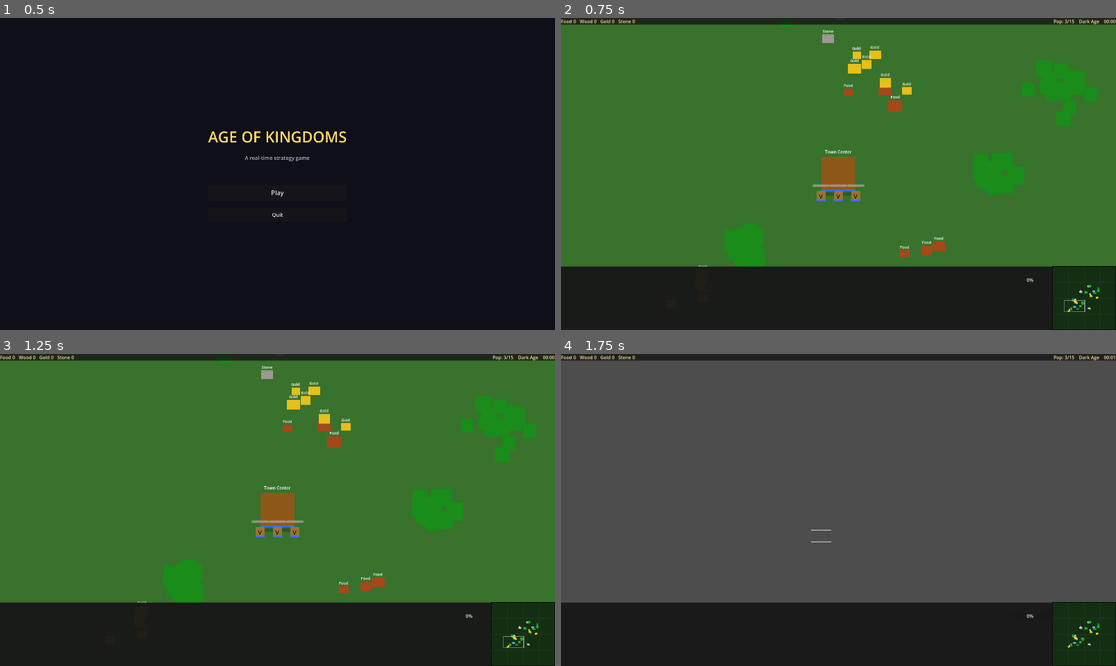
Above: before the commit, frames 1-4 (two rows, left to right).
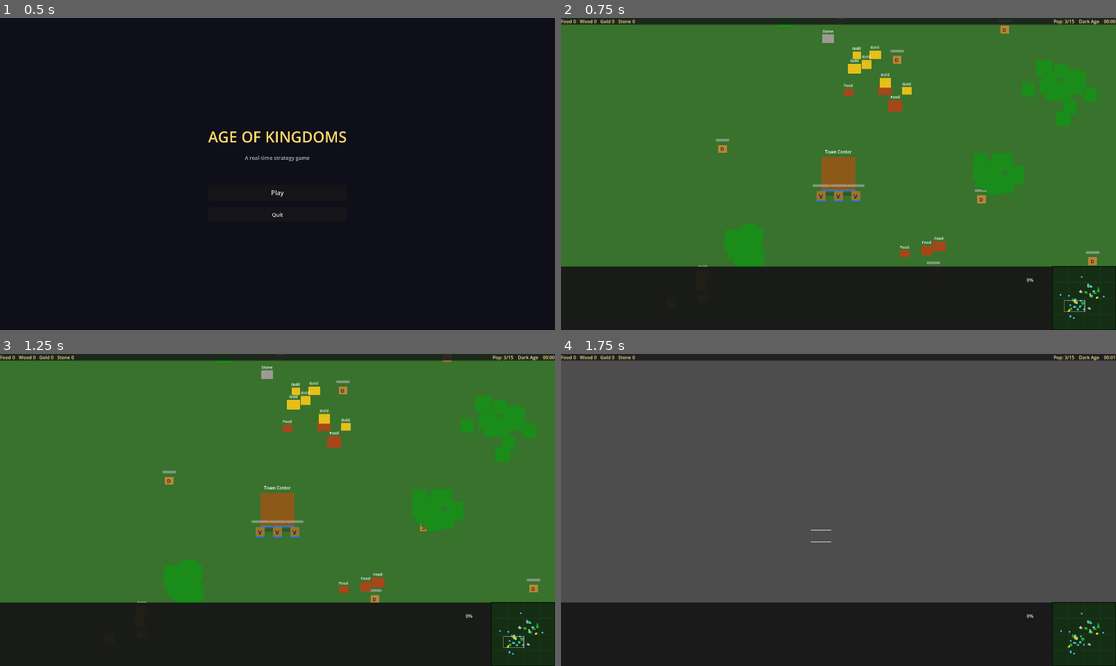
Above: after the commit, the same moments.

Repository: enrimr/rts-game-godot
Game: Godot game, scene res://scenes/game/main_menu.tscn
Same seed, same stepped clock (60 frames per second), same inputs: the game is played once before the commit and once after it.
Inputs (mouse positions are in pixels of both pictures, inside the frame that each line leads up to):
- Up to frame 1 (0.5 s): no input
- Up to frame 2 (0.75 s): click "Play" at 0.5 s
- Up to frame 3 (1.25 s): no input
- Up to frame 4 (1.75 s): tap Enter at 1.25 s; drag from (1082, 634) to (821, 534) at 1.27 s

Frame 1 is identical in both runs. In frame 2, 0.4% of the frame differs, in the area x 27-98%, y 2-97%; in frame 3, 0.3%; in frame 4, less than 0.1%.

Commit message:
Add animals: deer wander the map, can be lured and killed for food
- Animal (CharacterBody2D) has three states: WILD (wanders), LURED
  (follows villager that right-clicked it), FLEEING (runs from attacker)
- Right-click a wild animal with a villager to lure it; it follows until
  it goes out of range, then returns to wild
- Right-click with military units to order an attack instead
- On death the animal spawns a food ResourceNode (150 food) in its place,
  harvestable by villagers
- MapGenerator spawns 4 deer near each TC start + 10 scattered across map
- HUD shows animal name and Wild/Lured status when selected; no action
  buttons shown (animal is not a player unit)

Co-Authored-By: Claude Sonnet 4.6 <noreply@anthropic.com>

Diff:
--- /dev/null
+++ b/project/scenes/units/animal.tscn
@@ -0,0 +1,62 @@
+[gd_scene load_steps=4 format=3 uid="uid://unit_animal"]
+
+[ext_resource type="Script" path="res://scripts/units/animal.gd" id="1_animal"]
+
+[sub_resource type="CapsuleShape2D" id="CapsuleShape2D_1"]
+radius = 10.0
+height = 18.0
+
+[sub_resource type="CircleShape2D" id="CircleShape2D_sel"]
+radius = 14.0
+
+[node name="Animal" type="CharacterBody2D"]
+script = ExtResource("1_animal")
+collision_layer = 1
+collision_mask = 1
+
+[node name="Body" type="ColorRect" parent="."]
+offset_left = -10.0
+offset_top = -14.0
+offset_right = 10.0
+offset_bottom = 4.0
+color = Color(0.72, 0.52, 0.22, 1.0)
+mouse_filter = 2
+
+[node name="AnimalLabel" type="Label" parent="."]
+offset_left = -14.0
+offset_top = -12.0
+offset_right = 14.0
+offset_bottom = 2.0
+text = "D"
+horizontal_alignment = 1
+vertical_alignment = 1
+theme_override_font_sizes/font_size = 11
+theme_override_colors/font_color = Color(0.15, 0.08, 0.0, 1.0)
+mouse_filter = 2
+
+[node name="CollisionShape2D" type="CollisionShape2D" parent="."]
+shape = SubResource("CapsuleShape2D_1")
+
+[node name="NavigationAgent2D" type="NavigationAgent2D" parent="."]
+path_desired_distance = 12.0
+target_desired_distance = 20.0
+avoidance_enabled = true
+avoidance_priority = 0.3
+
+[node name="SelectionIndicator" type="Node2D" parent="."]
+visible = false
+
+[node name="SelectionCircle" type="Polygon2D" parent="SelectionIndicator"]
+color = Color(1.0, 0.85, 0.0, 0.7)
+polygon = PackedVector2Array(14.0, 0.0, 13.47, 3.43, 12.12, 6.70, 9.90, 9.90, 6.70, 12.12, 3.43, 13.47, 0.0, 14.0, -3.43, 13.47, -6.70, 12.12, -9.90, 9.90, -12.12, 6.70, -13.47, 3.43, -14.0, 0.0, -13.47, -3.43, -12.12, -6.70, -9.90, -9.90, -6.70, -12.12, -3.43, -13.47, 0.0, -14.0, 3.43, -13.47, 6.70, -12.12, 9.90, -9.90, 12.12, -6.70, 13.47, -3.43)
+
+[node name="HealthBar" type="ProgressBar" parent="."]
+offset_left = -16.0
+offset_top = -28.0
+offset_right = 16.0
+offset_bottom = -22.0
+min_value = 0.0
+max_value = 100.0
+value = 100.0
+show_percentage = false
+mouse_filter = 2
--- a/project/scripts/core/event_bus.gd
+++ b/project/scripts/core/event_bus.gd
@@ -12,6 +12,7 @@
 signal unit_died(unit: Node, player_id: int)
 signal unit_selected(units: Array)
 signal unit_command_issued(units: Array, command: Dictionary)
+signal animal_selected(animal: Node)
 
 # Population
 signal population_changed(player_id: int, current: int, cap: int)
--- a/project/scripts/game/game_world.gd
+++ b/project/scripts/game/game_world.gd
@@ -60,7 +60,7 @@
 	PopulationManager.init_player(1)
 
 	_rng.randomize()
-	var map_data: Dictionary = MapGenerator.generate(self, _rng)
+	var map_data: Dictionary = MapGenerator.generate(self, units_layer, _rng)
 
 	# Place player TC at generated position
 	drop_off.global_position = map_data["tc0"] as Vector2
@@ -244,6 +244,8 @@
 	for unit: Node in units_layer.get_children():
 		if not is_instance_valid(unit):
 			continue
+		if unit is Animal:
+			continue  # animals are selected separately below
 		var unit2d: Node2D = unit as Node2D
 		var in_rect: bool = not is_click and rect.has_point(unit2d.global_position)
 		var clicked: bool = is_click and _drag_start.distance_to(unit2d.global_position) < UNIT_CLICK_RADIUS
@@ -252,6 +254,13 @@
 			_selected_units.append(unit)
 
 	if is_click and _selected_units.is_empty():
+		# Check animals
+		var animal: Animal = _find_animal_at(_drag_start)
+		if animal != null:
+			animal.set_selected(true)
+			_selected_units.append(animal)
+			SelectionManager.select(_selected_units)
+			return
 		# Check Town Center first
 		if _drag_start.distance_to(drop_off.global_position) < BUILDING_CLICK_RADIUS:
 			_selected_building = drop_off
@@ -283,6 +292,10 @@
 func _handle_right_click(world_pos: Vector2) -> void:
 	if _selected_units.is_empty():
 		return
+	var animal: Animal = _find_animal_at(world_pos)
+	if animal != null:
+		_order_interact_animal(animal)
+		return
 	var resource_node: ResourceNode = _find_resource_at(world_pos)
 	if resource_node != null:
 		_order_gather_all(resource_node)
@@ -304,6 +317,25 @@
 		_order_build_all(building)
 		return
 	_order_move_all(world_pos)
+
+func _find_animal_at(world_pos: Vector2) -> Animal:
+	for unit: Node in units_layer.get_children():
+		if not (unit is Animal):
+			continue
+		if world_pos.distance_to((unit as Node2D).global_position) < UNIT_CLICK_RADIUS:
+			return unit as Animal
+	return null
+
+func _order_interact_animal(animal: Animal) -> void:
+	# Villagers lure the animal; military units attack it
+	for unit: Node in _selected_units:
+		if not is_instance_valid(unit):
+			continue
+		if unit is Villager:
+			animal.lure(unit)
+			(unit as Villager).order_move((animal as Node2D).global_position)
+		elif unit.has_method("order_attack"):
+			unit.order_attack(animal)
 
 func _find_gate_at(world_pos: Vector2) -> Gate:
 	for building: Node in buildings_layer.get_children():
--- a/project/scripts/map/map_generator.gd
+++ b/project/scripts/map/map_generator.gd
@@ -19,15 +19,16 @@
 	ResourceNode.ResourceType.FOOD_HUNT:  "Food",
 }
 
-static func generate(parent: Node2D, rng: RandomNumberGenerator) -> Dictionary:
+static func generate(parent: Node2D, units_layer: Node2D, rng: RandomNumberGenerator) -> Dictionary:
 	var tc0_pos: Vector2 = _random_tc_pos(rng)
 	var tc1_pos: Vector2 = -tc0_pos
 
 	_spawn_player_resources(parent, rng, tc0_pos, 0.0)
-	# Mirror the same layout 180° for player 1
 	_spawn_player_resources(parent, rng, tc1_pos, PI)
 
 	_spawn_neutral_resources(parent, rng)
+
+	_spawn_animals(units_layer, rng, tc0_pos, tc1_pos)
 
 	return {"tc0": tc0_pos, "tc1": tc1_pos}
 
@@ -117,6 +118,36 @@
 		_create_resource_node(parent, rng, pos, ResourceNode.ResourceType.WOOD,
 			amount * rng.randf_range(0.8, 1.2))
 
+const ANIMAL_SCENE: String = "res://scenes/units/animal.tscn"
+
+static func _spawn_animals(units_layer: Node2D, rng: RandomNumberGenerator,
+		tc0: Vector2, tc1: Vector2) -> void:
+	var scene: PackedScene = load(ANIMAL_SCENE) as PackedScene
+	# 4 deer near each TC start (lurable food source close to home)
+	for tc: Vector2 in [tc0, tc1]:
+		for _i: int in range(4):
+			var angle: float = rng.randf() * TAU
+			var dist: float  = rng.randf_range(250.0, 450.0)
+			_place_animal(scene, units_layer, tc + Vector2(cos(angle), sin(angle)) * dist, rng)
+	# 10 deer scattered across the rest of the map
+	for _i: int in range(10):
+		var pos: Vector2 = Vector2(
+			rng.randf_range(-MAP_HALF * 0.85, MAP_HALF * 0.85),
+			rng.randf_range(-MAP_HALF * 0.85, MAP_HALF * 0.85))
+		# Keep away from TC starts
+		if pos.distance_to(tc0) > 300.0 and pos.distance_to(tc1) > 300.0:
+			_place_animal(scene, units_layer, pos, rng)
+
+static func _place_animal(scene: PackedScene, units_layer: Node2D, pos: Vector2,
+		rng: RandomNumberGenerator) -> void:
+	var animal: Node2D = scene.instantiate() as Node2D
+	units_layer.add_child(animal)
+	animal.global_position = pos
+	# Small random health variation
+	var hp: float = rng.randf_range(30.0, 50.0)
+	animal.set("max_health", hp)
+	animal.set("health", hp)
+
 static func _offset(origin: Vector2, angle: float, dist: float) -> Vector2:
 	return origin + Vector2(cos(angle), sin(angle)) * dist
 
--- a/project/scripts/ui/hud_manager.gd
+++ b/project/scripts/ui/hud_manager.gd
@@ -151,6 +151,9 @@
 			var name_val: Variant = (unit_data as Resource).get("display_name")
 			if name_val != null:
 				display_name = name_val as String
+		elif first is Animal:
+			var aname: Variant = first.get("animal_name")
+			display_name = aname as String if aname != null else "Animal"
 		_unit_name_label.text = display_name
 
 		var hp_variant: Variant = first.get("health")
@@ -160,12 +163,21 @@
 			var max_hp_v: Variant = (unit_data as Resource).get("max_health")
 			if max_hp_v != null:
 				max_hp = max_hp_v as float
+		elif first is Animal:
+			var mhp: Variant = first.get("max_health")
+			if mhp != null:
+				max_hp = mhp as float
 		if max_hp > 0.0:
 			_unit_hp_bar.value = (hp / max_hp) * 100.0
 
 		_status_unit = first if first.has_method("order_gather") else null
 
-		if first.has_method("order_gather"):
+		if first is Animal:
+			var astate: Variant = first.get("current_state")
+			var lured: bool = astate != null and (astate as int) == Animal.AnimalState.LURED
+			_unit_status_label.text = "Lured" if lured else "Wild"
+			_populate_buttons([])
+		elif first.has_method("order_gather"):
 			_populate_buttons(VILLAGER_ACTIONS)
 		else:
 			_populate_buttons(UNIT_ACTIONS)
--- /dev/null
+++ b/project/scripts/units/animal.gd
@@ -0,0 +1,160 @@
+extends CharacterBody2D
+
+class_name Animal
+
+enum AnimalState { WILD, LURED, FLEEING, DEAD }
+
+const FOOD_AMOUNT: float = 150.0
+const WANDER_SPEED: float = 40.0
+const LURED_SPEED: float = 70.0
+const FLEE_SPEED: float  = 110.0
+const WANDER_RADIUS: float = 200.0
+const LURE_RANGE: float   = 240.0
+const FLEE_DURATION: float = 3.0
+
+@export var max_health: float = 40.0
+@export var animal_name: String = "Deer"
+
+var player_id: int = -1   # -1 = neutral wild animal; set when lured
+var health: float = 0.0
+var current_state: AnimalState = AnimalState.WILD
+
+var _lurer: Node = null
+var _wander_target: Vector2 = Vector2.ZERO
+var _wander_timer: float = 0.0
+var _flee_timer: float = 0.0
+var _origin: Vector2 = Vector2.ZERO
+
+@onready var _health_bar: ProgressBar = $HealthBar
+@onready var _selection_indicator: Node2D = $SelectionIndicator
+@onready var _body_rect: ColorRect = $Body
+@onready var _nav: NavigationAgent2D = $NavigationAgent2D
+
+func _ready() -> void:
+	health = max_health
+	_origin = global_position
+	_pick_wander_target()
+	add_to_group("animals")
+	_nav.velocity_computed.connect(_on_velocity_computed)
+
+func _on_velocity_computed(safe_velocity: Vector2) -> void:
+	velocity = safe_velocity
+	move_and_slide()
+
+func set_selected(value: bool) -> void:
+	_selection_indicator.visible = value
+
+func take_damage(amount: float, source: Node = null) -> void:
+	if current_state == AnimalState.DEAD:
+		return
+	health -= amount
+	_health_bar.value = (health / max_health) * 100.0
+	if health <= 0.0:
+		_die()
+		return
+	# Wild animal flees when hit
+	if current_state == AnimalState.WILD and source != null:
+		_start_flee(source)
+
+func lure(by_unit: Node) -> void:
+	if current_state == AnimalState.DEAD:
+		return
+	_lurer = by_unit
+	player_id = by_unit.get("player_id") as int if by_unit.get("player_id") != null else 0
+	current_state = AnimalState.LURED
+	_body_rect.color = Color(0.75, 0.55, 0.20, 1.0)  # slightly warmer to show tamed
+
+func _physics_process(delta: float) -> void:
+	match current_state:
+		AnimalState.WILD:    _handle_wild(delta)
+		AnimalState.LURED:   _handle_lured(delta)
+		AnimalState.FLEEING: _handle_flee(delta)
+
+func _handle_wild(delta: float) -> void:
+	_wander_timer -= delta
+	if _wander_timer <= 0.0:
+		_pick_wander_target()
+	if _nav.is_navigation_finished():
+		velocity = Vector2.ZERO
+		return
+	_nav.set_velocity(_direction_to_target() * WANDER_SPEED)
+
+func _handle_lured(delta: float) -> void:
+	if not is_instance_valid(_lurer):
+		current_state = AnimalState.WILD
+		_lurer = null
+		return
+	var dist: float = global_position.distance_to((_lurer as Node2D).global_position)
+	if dist > LURE_RANGE:
+		# Too far — go back to wild
+		current_state = AnimalState.WILD
+		_lurer = null
+		return
+	_nav.target_position = (_lurer as Node2D).global_position
+	if _nav.is_navigation_finished() or dist < 48.0:
+		velocity = Vector2.ZERO
+		return
+	_nav.set_velocity(_direction_to_target() * LURED_SPEED)
+
+func _handle_flee(delta: float) -> void:
+	_flee_timer -= delta
+	if _flee_timer <= 0.0 or _nav.is_navigation_finished():
+		current_state = AnimalState.WILD
+		_pick_wander_target()
+		return
+	_nav.set_velocity(_direction_to_target() * FLEE_SPEED)
+
+func _start_flee(from_source: Node) -> void:
+	current_state = AnimalState.FLEEING
+	_flee_timer = FLEE_DURATION
+	var away: Vector2 = global_position + (global_position - (from_source as Node2D).global_position).normalized() * 300.0
+	_nav.target_position = away
+
+func _pick_wander_target() -> void:
+	_wander_timer = randf_range(3.0, 8.0)
+	var angle: float = randf() * TAU
+	var dist: float = randf_range(60.0, WANDER_RADIUS)
+	var target: Vector2 = _origin + Vector2(cos(angle), sin(angle)) * dist
+	_nav.target_position = target
+	_wander_target = target
+
+func _direction_to_target() -> Vector2:
+	if _nav.is_navigation_finished():
+		return Vector2.ZERO
+	var next: Vector2 = _nav.get_next_path_position()
+	var dir: Vector2 = next - global_position
+	if dir.length_squared() < 1.0:
+		return Vector2.ZERO
+	return dir.normalized()
+
+func _die() -> void:
+	current_state = AnimalState.DEAD
+	_health_bar.visible = false
+	_selection_indicator.visible = false
+	var food_node: Node2D = Node2D.new()
+	food_node.set_script(load("res://scripts/economy/resource_node.gd"))
+	food_node.set("resource_type", ResourceNode.ResourceType.FOOD_HUNT)
+	food_node.set("initial_amount", FOOD_AMOUNT)
+	var world: Node = get_parent().get_parent()
+	world.add_child(food_node)
+	food_node.global_position = global_position
+	var rect: ColorRect = ColorRect.new()
+	rect.color = Color(0.65, 0.18, 0.10, 1.0)
+	rect.mouse_filter = Control.MOUSE_FILTER_IGNORE
+	rect.offset_left = -10.0
+	rect.offset_top = -10.0
+	rect.offset_right = 10.0
+	rect.offset_bottom = 10.0
+	food_node.add_child(rect)
+	var lbl: Label = Label.new()
+	lbl.text = "Food"
+	lbl.horizontal_alignment = HORIZONTAL_ALIGNMENT_CENTER
+	lbl.mouse_filter = Control.MOUSE_FILTER_IGNORE
+	lbl.offset_left = -20.0
+	lbl.offset_top = -24.0
+	lbl.offset_right = 20.0
+	lbl.offset_bottom = -12.0
+	lbl.add_theme_font_size_override("font_size", 9)
+	lbl.add_theme_color_override("font_color", Color(1, 1, 1))
+	food_node.add_child(lbl)
+	queue_free()
